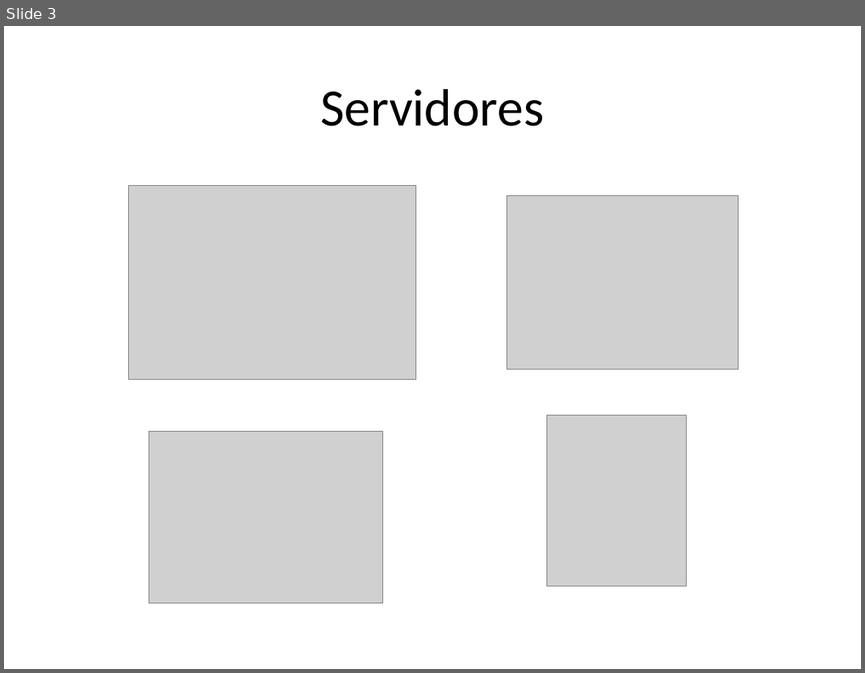
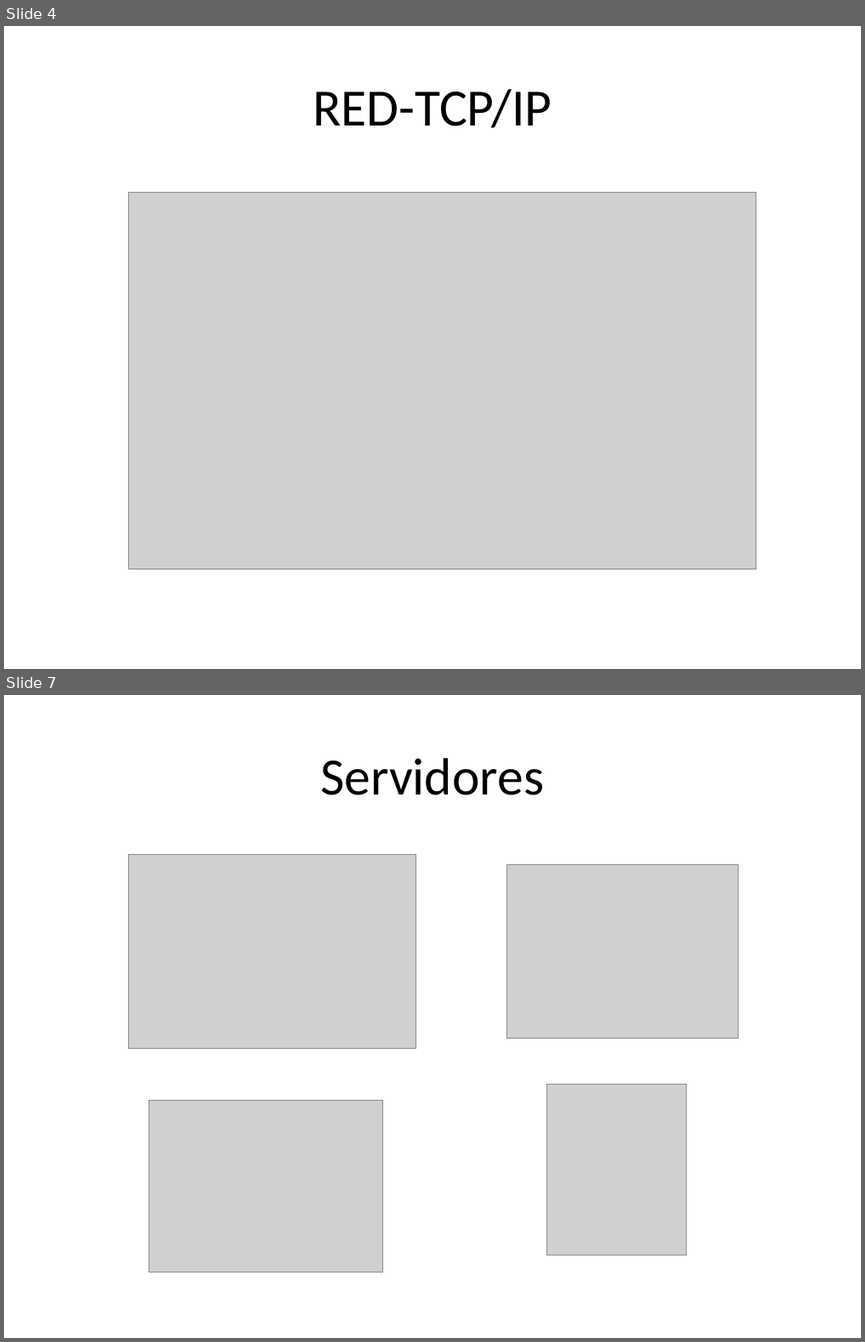
Before and after one commit to ceta-project/materiales, a slide deck: Ceta-02-CS-Http.pptx. Shown one above the other, each under a label of ours: slide 3 before the commit, slides 4 and 7 after it; the slides between them are not shown. The pictures are 865x673 and 865x1342 pixels, drawn with LibreOffice and Linux fonts; fonts in the diff are those of the drawing; grey boxes stand for pictures. Boxes give left, top, right and bottom in pixels: in the first picture for what was removed or moved away, otherwise in the second. Text is boxed around its words. In the diff, an @@ line names an element or a change of style, - is before the commit and + after.

```diff
--- a/Ceta-02-CS-Http.pptx
+++ b/Ceta-02-CS-Http.pptx
@@ slide 4 added at <box>4,26,861,669</box>, background #FFFFFF @@
@@ title added at <box>313,89,551,128</box>, 44 pt, text #000000 @@
+RED-TCP/IP
@@ picture added at <box>129,193,756,568</box> @@
@@ what was slide 3 is now slide 7 @@
```
Also in this commit, not shown: 2 slides changed, 12 other slides added, 1 slide removed, 3 other files.
